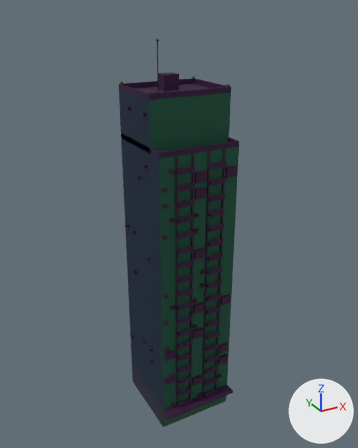
Two versions of the glTF model public/assets/buildings/slab_j.glb, one commit apart.
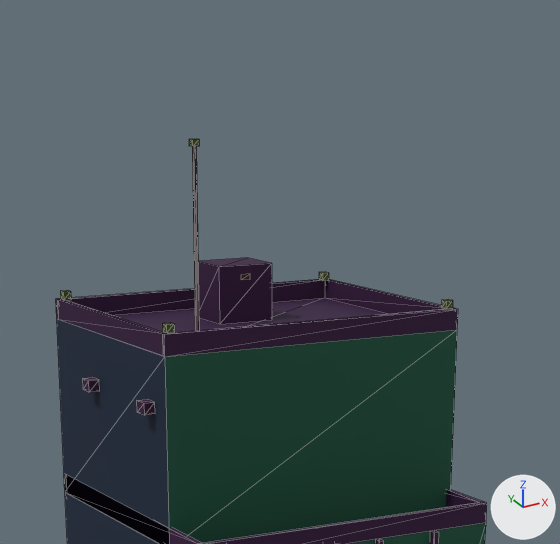
Each version appears first whole from a 50 mm camera at (-43.3, -79.0, 81.8) aimed at (0.2, 0.0, 42.3), and next in a close-up on the part from 29% to 73% of the width and 0% to 34% of the height. Every picture has the same lights, and +X, +Y and +Z are marked at lower right. The older version's two pictures come first. The close-ups show mesh edges as thin lines. Where no turn or scale is listed for an object, it has been applied to the vertices. Vertices at exactly the same position are counted once.

Script lines for the objects in view, before the commit:
```python
me_slab_j = bpy.data.meshes.new('slab_j')
me_slab_j.from_pydata(...)  # 1026 vertices, 1330 faces; spans x -8.6..8.6, y -9.2..9.2, z -38.4..38.4
me_slab_j.materials.append(mat_m_facade)
ob_slab_j = bpy.data.objects.new('slab_j', me_slab_j)
ob_slab_j.location = (0.0, -1.2, 38.38)
```
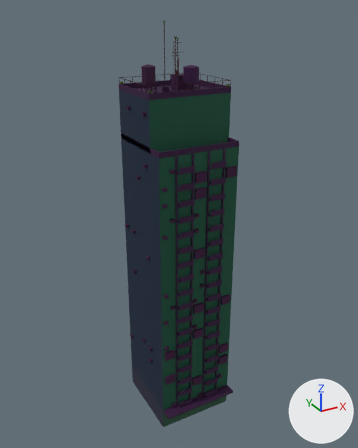
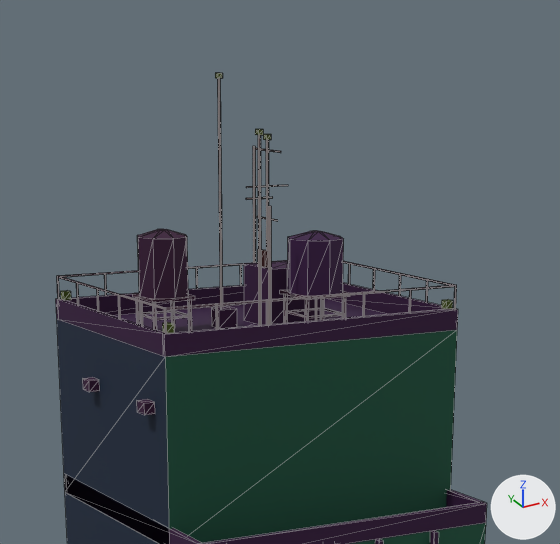
Where the newer file only moved an object's origin or applied its transform, the numbers keep the older frame.

The change, as a diff of the scene's bpy script:
```diff
--- a/public/assets/buildings/slab_j.glb.py
+++ b/public/assets/buildings/slab_j.glb.py
@@ me_slab_j @@
 # used by ob_slab_j; location = (0.0, -1.2, 38.38)
-me_slab_j.from_pydata(...)  # 1026 vertices, 1330 faces; spans x -8.6..8.6, y -9.2..9.2, z -38.4..38.4
+me_slab_j.from_pydata(...)  # 1514 vertices, 1944 faces; spans x -8.5..8.5, y -9.2..9.2, z -38.4..41.0
+# me_slab_j part 1: the loose piece of 8 vertices spanning x -4.4..-4.0, y 0.5..0.9, z 38.1..38.4 is copied, and the copy is moved by (4.7, 6.6, 2.7); it spans x 0.4..0.6, y 7.1..7.4, z 40.8..41.0
+# me_slab_j part 2: the loose piece of 8 vertices spanning x -1.5..1.5, y 3.6..6.2, z 29.4..32.2 is copied, and the copy is scaled about its middle by (0.0339, 0.0391, 2.96), then moved by (1.3, 0.2, 2.7); it spans x 1.3..1.4, y 5.1..5.2, z 29.4..37.7
+# me_slab_j part 3: the loose piece of 8 vertices spanning x -4.3..-4.1, y 0.6..0.8, z 29.4..38.1 is copied, and the copy is moved by (6.2, 4.2, -0.1); it spans x 1.9..2.0, y 4.9..5.0, z 29.4..38.0
+# me_slab_j part 4: a new loose piece, a box spanning x 0.795..3.16, y 4.91..4.968, z 35.751..35.809, in mat_m_facade
+# me_slab_j part 5: the loose piece of 8 vertices spanning x -4.4..-4.0, y 0.5..0.9, z 38.1..38.4 is copied, and the copy is moved by (6.2, 4.2, -0.1); it spans x 1.8..2.1, y 4.8..5.1, z 38.0..38.2
+# me_slab_j part 6: a new loose piece, a box spanning x -5.899..-3.999, y 1.813..1.89, z 30.185..30.263, in mat_m_facade
+# me_slab_j part 7: a new loose piece, a box spanning x -5.899..-3.999, y 3.708..3.79, z 30.185..30.263, in mat_m_facade
+# me_slab_j part 8: a new loose piece, a box spanning x -6.09..-3.81, y 1.66..3.94, z 31.03..31.18, in mat_m_facade
+# me_slab_j part 9: the loose piece of 8 vertices spanning x -4.3..-4.1, y 0.6..0.8, z 29.4..38.1 is copied, and the copy is scaled about its middle by (0.69, 0.724, 1.05), then moved by (3.3, -0.3, 0.2); it spans x -1.0..-0.9, y 0.3..0.5, z 29.4..38.5
+# me_slab_j part 10: a new loose piece, a box spanning x -0.83..-0.68, y 0.01..0.79, z 32.51..33.29, in mat_m_facade
+# me_slab_j part 11: the loose piece of 8 vertices spanning x -4.4..-4.0, y 0.5..0.9, z 38.1..38.4 is copied, and the copy is moved by (3.3, -0.3, 0.4); it spans x -1.1..-0.8, y 0.3..0.5, z 38.5..38.8
+# me_slab_j part 12: the loose piece of 8 vertices spanning x -4.3..-4.1, y 0.6..0.8, z 29.4..38.1 is copied, and the copy is scaled about its middle by (0.69, 0.69, 0.693), then moved by (3.2, -1.5, -1.3); it spans x -1.1..-1.0, y -0.8, z 29.4..35.4
+# me_slab_j part 13: a new loose piece, a box spanning x 0.601..2.695, y -1.585..-1.507, z 30.239..30.321, in mat_m_facade
+# me_slab_j part 14: a new loose piece, a box spanning x 0.601..2.695, y 0.509..0.586, z 30.239..30.321, in mat_m_facade
+# me_slab_j part 15: a new loose piece, a box spanning x 0.562..0.645, y -1.546..0.548, z 30.239..30.321, in mat_m_facade
+# me_slab_j part 16: a new loose piece, a box spanning x 2.656..2.738, y -1.546..0.548, z 30.239..30.321, in mat_m_facade
+# me_slab_j part 17: a new loose piece, a box spanning x 0.39..2.91, y -1.75..0.76, z 31.14..31.29, in mat_m_facade
+# me_slab_j part 18: 28 vertices moved from x -4.4..1.5, y 0.5..6.2, z 29.4..38.4 to x -2.2..3.2, y 1.5..7.3, z 29.4..40.8; 312 vertices added at x -7.9..7.9, y -3.5..9.1, z 29.4..34.2
+# me_slab_j part 19: 20 kept faces spanning x -2.2..0.5, y 2.4..7.3, z 29.4..40.8 get new vertex colours
+# other edits to the shape of me_slab_j do not show in these pictures
 me_slab_j.materials.append(mat_m_facade)
```

Pixel boxes (x1, y1, x2, y2) of what changed, in the close-ups (560 x 544 px):
'slab_j', reshaped: before (56, 139, 487, 544); after (56, 73, 487, 544)
part 1 of me_slab_j, added: after (215, 73, 223, 78)
part 2 of me_slab_j, added: after (253, 146, 256, 263)
part 3 of me_slab_j, added: after (266, 140, 269, 251)
part 4 of me_slab_j, added: after (246, 185, 288, 188)
part 5 of me_slab_j, added: after (263, 134, 271, 140)
part 6 of me_slab_j, added: after (157, 316, 189, 320)
part 7 of me_slab_j, added: after (140, 310, 172, 315)
part 8 of me_slab_j, added: after (133, 293, 195, 303)
part 9 of me_slab_j, added: after (258, 135, 261, 325)
part 10 of me_slab_j, added: after (261, 249, 268, 268)
part 11 of me_slab_j, added: after (255, 129, 263, 135)
part 12 of me_slab_j, added: after (268, 206, 271, 325)
part 13 of me_slab_j, added: after (309, 313, 343, 318)
part 14 of me_slab_j, added: after (289, 308, 322, 312)
part 15 of me_slab_j, added: after (286, 311, 305, 318)
part 16 of me_slab_j, added: after (322, 308, 342, 314)
part 17 of me_slab_j, added: after (280, 290, 350, 300)
part 18 of me_slab_j, built on (purple): after (57, 229, 457, 334)
part 19 of me_slab_j, recoloured: before (189, 139, 199, 331); after (211, 78, 237, 329)
